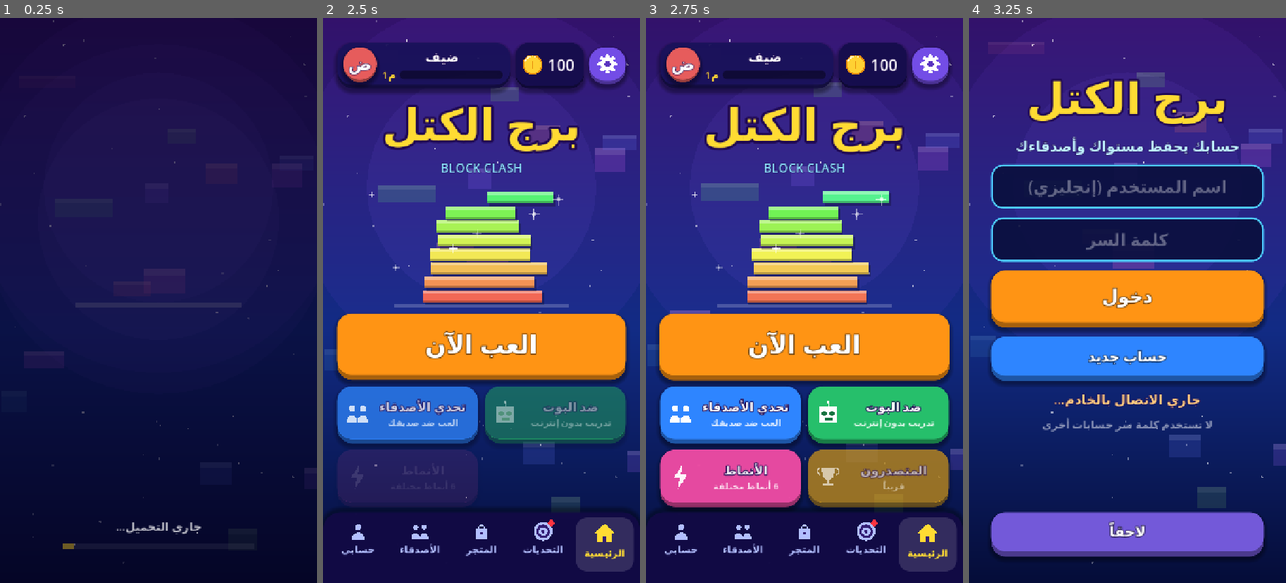
Above: before the commit, frames 1-4 (left to right).
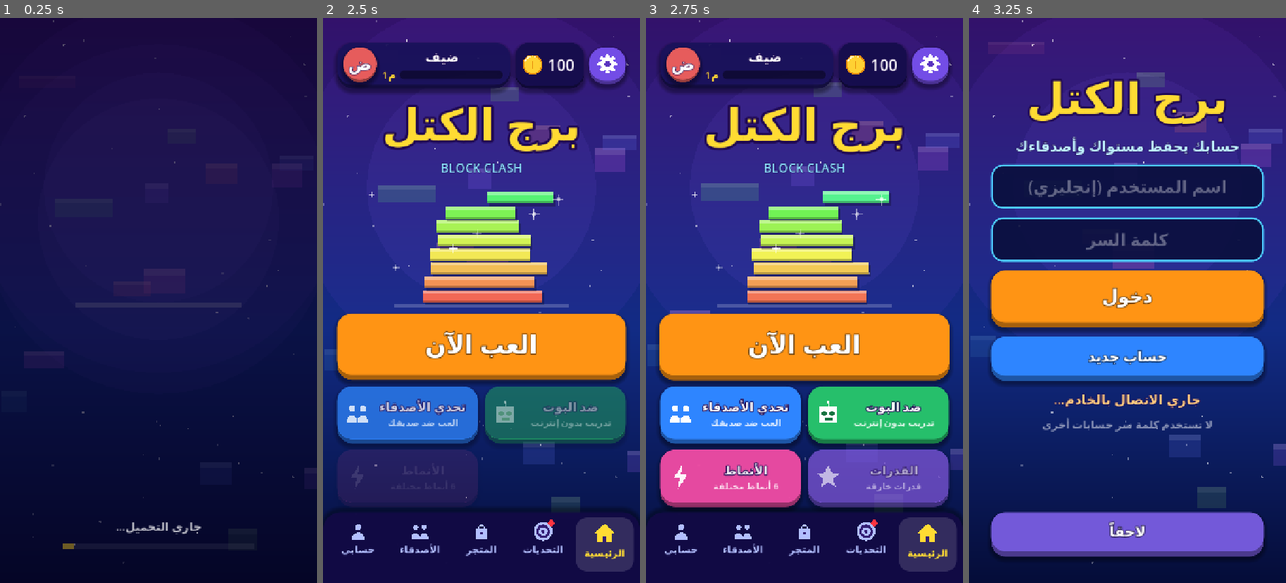
Above: after the commit, the same moments.

Repository: eab71334-web/TowerWars-ios
Game: Godot game, scene res://splash.tscn
The game is run twice, just before and just after one commit, with the same random seed, the same clock (stepped at 60 frames per second) and the same inputs.
Inputs (mouse positions are in pixels of both pictures, inside the frame that each line leads up to):
- Up to frame 1 (0.25 s): no input
- Up to frame 2 (2.5 s): move the mouse to (551, 272) at 0.52 s; click (551, 272) at 0.67 s; click (481, 187) at 1.27 s; type "12" at 1.35 s; click (481, 238) at 1.5 s; type "12" at 1.58 s; click "لاحقاً" at 2 s
- Up to frame 3 (2.75 s): no input
- Up to frame 4 (3.25 s): click (1070, 63) at 2.77 s

Frames 1-2 are identical in both runs. In frame 3, 4.4% of the frame differs, in the area x 51-96%, y 76-87%; in frame 4, nothing differs.

Commit message:
Update main_menu.gd

Diff:
--- a/main_menu.gd
+++ b/main_menu.gd
@@ -118,7 +118,7 @@
 	cards.append(_card("friends", "تحدي الأصدقاء", "العب ضد صديقك", Color(0.18, 0.52, 1.0), _on_friends))
 	cards.append(_card("bot", "ضد البوت", "تدريب بدون إنترنت", Color(0.15, 0.75, 0.42), _on_bot))
 	cards.append(_card("bolt", "الأنماط", "6 أنماط مختلفة", Color(0.95, 0.3, 0.65), _on_modes))
-	cards.append(_card("trophy", "المتصدرون", "قريباً", Color(0.95, 0.68, 0.08), _on_soon))
+	cards.append(_card("star", "القدرات", "قدرات خارقة", Color(0.6, 0.4, 1.0), _on_powers))
 	for c in cards:
 		grid.add_child(c)
 
@@ -286,6 +286,9 @@
 func _on_modes() -> void:
 	UI.go("res://modes.tscn")
 
+func _on_powers() -> void:
+	UI.go("res://power_shop.tscn")
+
 func _on_soon() -> void:
 	_say("قريباً...")
 
